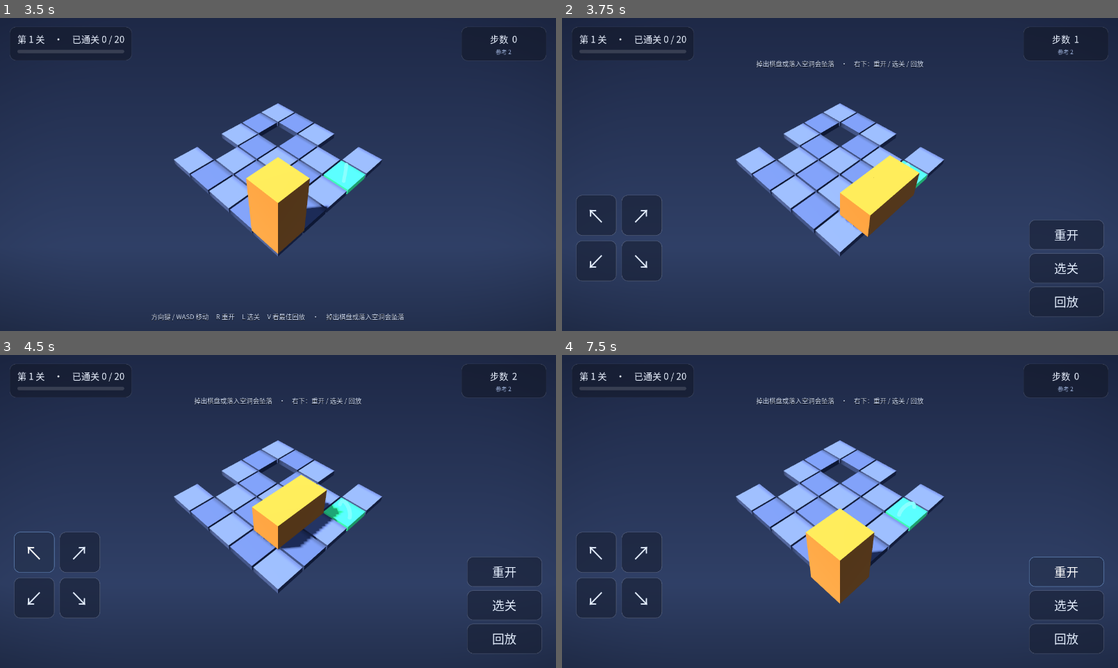
Above: before the commit, frames 1-4 (two rows, left to right).
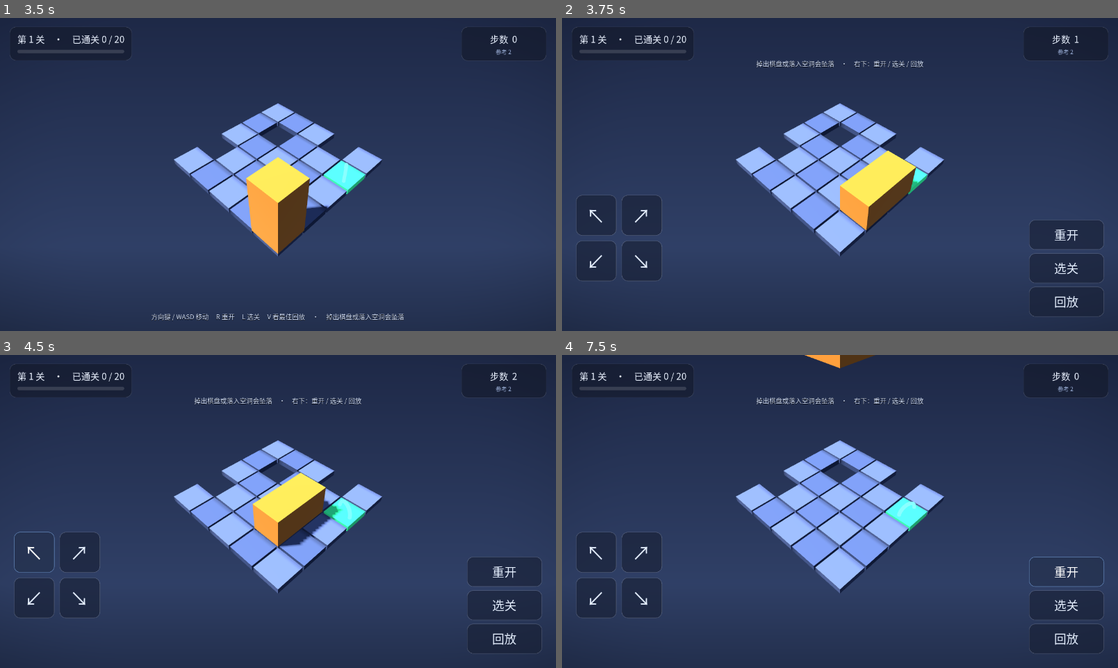
Above: after the commit, the same moments.

Repository: EasyIndie/EasyGodot
Game: Godot game, scene res://scenes/main.tscn
The game is run twice, just before and just after one commit, with the same random seed, the same clock (stepped at 60 frames per second) and the same inputs.
Inputs (mouse positions are in pixels of both pictures, inside the frame that each line leads up to):
- Up to frame 1 (3.5 s): tap Enter at 0.5, 2.75 s; move the mouse to (400, 158) at 0.52 s; hold Right 0.53-1.28 s; tap R at 0.6 s; click (400, 158) at 0.67 s; tap Space at 1.25 s; move the mouse to (166, 190) at 1.27 s; hold Down 1.28-2 s; tap L at 1.35 s; click (166, 105) at 2 s; move the mouse to (333, 105) at 2.77 s; hold Right from 2.78 s (still down); tap V at 2.85 s
- Up to frame 2 (3.75 s): tap Space at 3.5 s; move the mouse to (812, 237) at 3.52 s; release Right at 3.53 s; hold Up from 3.53 s (still down); tap T at 3.6 s; click (812, 237) at 3.67 s
- Up to frame 3 (4.5 s): release Up at 4.25 s; click "↖" at 4.25 s
- Up to frame 4 (7.5 s): click "↗" at 5 s; click "↙" at 5.75 s; click "↘" at 6.5 s; click "重开" at 7.25 s

Frame 1 is identical in both runs. In frame 2, 1.0% of the frame differs, in the area x 50-65%, y 42-70%; in frame 3, 0.6%; in frame 4, 2.9%, in the area x 43-58%, y 0-80%.

Commit message:
修方块移动动画：一个「状态对、画面错」的真 bug
真实反馈：“方块移动动画现在很奇怪”。排查后是两个连环问题 + 一个过量效果：

【真 bug 1】翻滚时整块被平移到棋盘外
为了做落地挤压，我把单元挂到了位于**质心**的 pivot 下（单元位置随之变成「相对质心」），
但搬运代码没同步：_start_roll / check_fall 里那句 cube.position -= cs
（原意是把“绝对格坐标”转成相对质心）**多减了一次质心**。
于是方块在整个翻滚动画里被平移到棋盘外（和棋盘差着一个质心的距离），
而落点又因为 _position_block() 会重建，看起来是正常的 —— 所以只断言“动完之后”
完全测不出来。实测中间帧的单元相对位置是 (-5,-0.5,-7)，而正确答案是 (±0.5,0,0)。

【真 bug 2】rig 建好后第一帧闪现在世界原点
rig 建好时没有预设初始变换，而 tween 要到下一帧才求值 → 方块会闪一帧世界原点。
现在创建时就 rig.position = 质心。

【过量效果】普通移动的“果冻挤压”
上一轮给每一次移动都加了 16% 的落地挤压。方块是刚体几何，每步都缩放一下
读起来像渲染故障而不是重量感。现在普通移动完全干净（翻滚本身就是反馈），
挤压只保留给「坠落重生落地」那一次 —— 那时它是“冲击”，语义成立。
顺带把挤压改为绕**质心** pivot：早期直接缩放 block（子节点用世界格坐标写位置），
缩放父节点会把子节点位置一起缩放 → 方块每走一步都朝世界原点窜一下。

重生节奏也一起改了：TRANS_BOUNCE 弹得像橡胶球 → 改成
TRANS_QUAD+EASE_IN 的加速下落（重力曲线）+ 触地挤压 + 极小的象征性回弹。
重量感来自“停得住”，而不是“弹得高”。

【工程】
- game.gd 新增 block_mesh_count() / block_mesh_centers()：把“渲染出来的位置”变成可断言的东西。
  「状态对、画面错」这类问题只能在渲染位置上断言，纯逻辑测试永远测不到。
- 新增 test_e2e::_test_move_animation_geometry()：
  · 静止/移动后渲染位置必须与状态单元一一对应（含连续走多步，误差不许累积）
  · 移动过程中不允许出现任何挤压缩放
  · **逐帧**检查方块质心到「起点→终点」线段的距离（这才是抓住 bug 1 的那条）
  已用「注入 bug → 25 帧跑偏 → 修好 → 通过」验证过测试确实有效。
- 顺手修：通关闪光原先放在 _process 的 early-return（low_effects / 无目标格）之后，
  会导致方块一直亮着。

测试：9 套件 / 635 断言全绿。

Diff:
--- a/games/puzzle-core/scenes/game.gd
+++ b/games/puzzle-core/scenes/game.gd
@@ -36,13 +36,14 @@
 # 落地回弹的挤压幅度：很小的数值就有明显的“重量感”，是性价比最高的一档手感反馈
 const LAND_SQUASH := 0.16
 const SPAWN_HEIGHT := 7.0      # 重开时方块落下的起始高度
-const SPAWN_TIME := 0.5        # 落下时长
+const SPAWN_TIME := 0.38       # 落下时长
 
 var core = null          # puzzle_core 实例
 var board = null         # Board 实例
 var state = null         # PuzzleState 实例
 var level_id: String = ""
 var block: Node3D = null
+var _block_pivot: Node3D = null   # 位于方块质心的支点（挤压绕它做，避免缩放导致平移）
 var board_root: Node3D = null
 var tiles: Array = []        # 全部实心瓦片
 var goal_tiles: Array = []   # 目标格（呼吸发光）
@@ -156,13 +157,17 @@
 	animating = true
 	var supported: bool = bool(st["supported"])
 	var cs: Vector3 = _cells_center(st["from_cells"])
+	# 搬运单元到 rig：rig 的原点**就是质心**（与 _block_pivot 一致），
+	# 所以这里**不能**再减一次质心 —— 单元位置本来就是相对质心的。
+	# （早期单元位置是绝对格坐标，那时才需要 -= cs；改成 pivot 之后忘了同步这一句，
+	#   结果方块在整个翻滚动画里被平移到棋盘外，落点却因为重建而看起来正常。）
 	var rig := Node3D.new()
 	rig.name = "RollRig"
+	rig.position = cs   # 立刻摆到质心：tween 要下一帧才求值，不预设会闪一帧世界原点
 	add_child(rig)
-	for cube in block.get_children().duplicate():
-		block.remove_child(cube)
+	for cube in _block_meshes().duplicate():
+		_block_pivot.remove_child(cube)
 		rig.add_child(cube)
-		cube.position -= cs
 
 	var m: Array = Moves.roll_rotation(d)
 	var q_step: Quaternion = Basis(Vector3(m[0]), Vector3(m[1]), Vector3(m[2])).get_rotation_quaternion()
@@ -193,14 +198,14 @@
 		return true
 	animating = true
 	var c: Vector3 = _cells_center(cells)
-	# 同样用刚体节点承载方块（单元位置改为相对质心）
+	# 同样用刚体节点承载方块（rig 原点 = 质心，单元位置本来就是相对质心的）
 	var rig := Node3D.new()
 	rig.name = "FallRig"
+	rig.position = c    # 同上：避免第一帧闪现在世界原点
 	add_child(rig)
-	for cube in block.get_children().duplicate():
-		block.remove_child(cube)
+	for cube in _block_meshes().duplicate():
+		_block_pivot.remove_child(cube)
 		rig.add_child(cube)
-		cube.position -= c
 	_tween = create_tween()
 	# 原地失去支撑：没有翻滚动作，直接按支撑情况坠落
 	_append_fall(rig, c, cells, Quaternion.IDENTITY, Vector3.RIGHT, 0.0)
@@ -307,7 +312,9 @@
 		fell.emit()
 		return
 	_position_block()
-	play_land_squash()
+	# 刻意**不在每次移动后做挤压**：方块是刚体几何，每一步都“果冻”一下
+	# 读起来像渲染故障而不是重量感（真实反馈：方块移动动画很奇怪）。
+	# 挤压只留给「坠落重生落地」那一次 —— 那时它是“冲击”，语义成立。
 	moved.emit()
 	if board.is_goal(state.world_cells()):
 		won_flag = true
@@ -423,7 +430,19 @@
 	block = Node3D.new()
 	block.name = "Block"
 	add_child(block)
+	# 单元的父节点放在**质心**，而不是世界原点。
+	# 这样对 pivot 做 scale（落地挤压）才是「以自身为中心」缩放；
+	# 直接缩放 block 会把子节点用世界格坐标写下的位置一起缩放 ——
+	# 结果就是方块每走一步都往坐标系深处“窜”一下（格子越远窜得越多）。
+	_block_pivot = Node3D.new()
+	_block_pivot.name = "BlockPivot"
+	block.add_child(_block_pivot)
 	_block_mat = _make_block_material(COLOR_BLOCK)
+
+
+func _block_meshes() -> Array:
+	# 承载方块形态的单元网格（挂在质心 pivot 下）
+	return _block_pivot.get_children() if _block_pivot != null else []
 
 
 func _make_block_material(base: Color) -> ShaderMaterial:
@@ -455,12 +474,17 @@
 
 
 func _position_block() -> void:
-	# 通用 PolyCube 渲染：每个世界单元画一个 1x1x1 立方体（对任意形状/方向都成立）
-	_free_children(block)
-	for cell in state.world_cells():
+	# 通用 PolyCube 渲染：每个世界单元画一个 1x1x1 立方体（对任意形状/方向都成立）。
+	# 单元位置**相对质心**，pivot 摆在质心 —— 于是 pivot.scale 等价于绕自身中心的挤压。
+	_free_children(_block_pivot)
+	var cells: Array = state.world_cells()
+	var cs: Vector3 = _cells_center(cells)
+	_block_pivot.position = cs
+	_block_pivot.scale = Vector3.ONE   # 清掉上一段挤压可能残留的缩放
+	for cell in cells:
 		var m := _make_box(Vector3(1.0, 1.0, 1.0), _block_mat)
-		m.position = Vector3(float(cell.x), float(cell.y) + 0.5, float(cell.z))
-		block.add_child(m)
+		m.position = Vector3(float(cell.x), float(cell.y) + 0.5, float(cell.z)) - cs
+		_block_pivot.add_child(m)
 
 
 func _make_box(size: Vector3, mat: Material) -> MeshInstance3D:
@@ -473,6 +497,12 @@
 
 
 func _process(delta: float) -> void:
+	# 通关闪光要先处理：它不能因为低画质档位（low_effects）或空目标格而永远不衰减，
+	# 否则方块会一直亮着（早期实现把它放在下面的 early-return 之后）。
+	if _win_flash > 0.0:
+		_win_flash = maxf(_win_flash - delta * 2.2, 0.0)
+		if _block_mat != null:
+			_block_mat.set_shader_parameter("flash", _win_flash)
 	# 目标格「呼吸」发光：既吸引注意，也让画面久看不呆板
 	if low_effects or goal_tiles.is_empty():
 		return
@@ -489,11 +519,33 @@
 		# 缓慢自转 + 轻微起伏：静止画面上的一点“活气”
 		r.rotation.y = _glow_t * 0.6
 		r.position.y = 0.012 + 0.02 * sin(_glow_t * 1.6)
-	# 通关闪光：方块本体不变色、不位移，只是亮一下（替代早期“变绿/抬高”的做法）
-	if _win_flash > 0.0:
-		_win_flash = maxf(_win_flash - delta * 2.2, 0.0)
-		if _block_mat != null:
-			_block_mat.set_shader_parameter("flash", _win_flash)
+
+func block_mesh_count() -> int:
+	# 方块渲染出来的单元数（挂在质心 pivot 下，不能直接数 block 的子节点）
+	return _block_meshes().size() + _rig_meshes().size()
+
+
+func block_mesh_centers() -> Array:
+	# 方块单元网格的**全局**坐标（供测试断言“渲染出来的位置”与状态一致）。
+	# 有了它才能抓住“缩放导致平移”这类只在画面上看得到的 bug：
+	# 状态是对的，但画出来的方块偏了，纯逻辑测试完全测不到。
+	var out: Array = []
+	for m in _block_meshes() + _rig_meshes():
+		out.append(m.global_position)
+	out.sort_custom(func(a, b) -> bool:
+		if a.x != b.x: return a.x < b.x
+		if a.z != b.z: return a.z < b.z
+		return a.y < b.y)
+	return out
+
+
+func _rig_meshes() -> Array:
+	# 正在翻滚/坠落时，单元网格临时挂在 rig 下
+	var out: Array = []
+	for c in get_children():
+		if str(c.name).ends_with("Rig"):
+			out.append_array(c.get_children())
+	return out
 
 
 func tile_count() -> int:
@@ -520,18 +572,25 @@
 		return
 	animating = true
 	block.position.y = SPAWN_HEIGHT
+	# 节奏：自由落体 → 触地挤压 → 极小的象征性回弹。
+	# 早期用的是 TRANS_BOUNCE，弹得像橡胶球；方块是刚体，下落应该是加速的（重力曲线），
+	# 触地后只弹一点点就停 —— 重量感来自“停得住”，而不是“弹得高”。
 	var tw := create_tween()
 	tw.tween_property(block, "position:y", 0.0, SPAWN_TIME) \
-		.set_trans(Tween.TRANS_BOUNCE).set_ease(Tween.EASE_OUT)
-	tw.parallel().tween_method(_squash_curve, 0.0, 1.0, SPAWN_TIME + 0.18)
+		.set_trans(Tween.TRANS_QUAD).set_ease(Tween.EASE_IN)
+	tw.tween_method(_squash_curve, 0.0, 1.0, 0.24)                       # 触地这一瞬间
+	tw.parallel().tween_property(block, "position:y", 0.10, 0.08).set_trans(Tween.TRANS_SINE)
+	tw.tween_property(block, "position:y", 0.0, 0.10).set_trans(Tween.TRANS_SINE)
 	tw.finished.connect(func() -> void:
-		block.scale = Vector3.ONE
+		if _block_pivot != null:
+			_block_pivot.scale = Vector3.ONE
 		animating = false)
 
 
 func play_land_squash() -> void:
-	# 每次落地的极小挤压：几乎零成本，但方块立刻“有重量”了
-	if block == null or not animate:
+	# 落地挤压。只用于「重生落地」这类真正的冲击时刻（见 _finish_move 的说明），
+	# 缩放作用在质心 pivot 上，所以方块不会因为缩放而平移。
+	if _block_pivot == null or not animate:
 		return
 	var tw := create_tween()
 	tw.tween_method(_squash_curve, 0.0, 1.0, 0.22)
@@ -539,10 +598,10 @@
 
 func _squash_curve(u: float) -> void:
 	# u=0 开始、u=1 结束：先压扁再弹回（sin 一整个周期，前半压后半弹）
-	if block == null:
+	if _block_pivot == null:
 		return
 	var k: float = sin(u * PI) * LAND_SQUASH
-	block.scale = Vector3(1.0 + k * 0.5, 1.0 - k, 1.0 + k * 0.5)
+	_block_pivot.scale = Vector3(1.0 + k * 0.5, 1.0 - k, 1.0 + k * 0.5)
 
 
 func _free_children(node: Node) -> void:
--- a/games/puzzle-core/tests/test_e2e.gd
+++ b/games/puzzle-core/tests/test_e2e.gd
@@ -39,6 +39,7 @@
 	await _test_level_select()
 	await _test_replay_playback()
 	await _test_touch_controls()
+	await _test_move_animation_geometry()
 	await _test_respawn_animation()
 	await _test_swipe_hint()
 	await _test_touch_safe_area()
@@ -78,7 +79,7 @@
 	check(game.level_id == "fixture_8moves", "level_id 应为 fixture_8moves")
 	var tiles: int = game.board.grid_x * game.board.grid_z - game.board.holes.size()
 	check(game.board_root != null and game.tile_count() == tiles, "棋盘应只渲染实心瓦片（空洞留空）")
-	check(game.block.get_child_count() == game.state.world_cells().size(), "方块单元数应等于世界单元数")
+	check(game.block_mesh_count() == game.state.world_cells().size(), "方块单元数应等于世界单元数")
 
 	# 用求解器的解驱动游戏，验证视觉层与 core 协同
 	var sol: Dictionary = Solver.new(game.board, game.state).solve()
@@ -110,7 +111,7 @@
 	check(game.load_dict(Loader.load_dict(Fixtures.tiny_level())), "tiny 夹具应加载成功")
 	check(game.state.shape.id == "domino", "形状应为 domino")
 	check(game.state.world_cells().size() == 2, "竖立骨牌应占 2 格")
-	check(game.block.get_child_count() == 2, "骨牌应渲染 2 个单元")
+	check(game.block_mesh_count() == 2, "骨牌应渲染 2 个单元")
 	var tiles: int = game.board.grid_x * game.board.grid_z - game.board.holes.size()
 	check(game.tile_count() == tiles, "棋盘渲染应正确")
 
@@ -152,7 +153,7 @@
 		game.animate = false
 		root.add_child(game)
 		check(game.load_dict(lv), "视觉层应能加载: " + p)
-		check(game.block.get_child_count() == game.state.world_cells().size(), "方块单元数应正确: " + p)
+		check(game.block_mesh_count() == game.state.world_cells().size(), "方块单元数应正确: " + p)
 		var tiles: int = game.board.grid_x * game.board.grid_z - game.board.holes.size()
 		check(game.tile_count() == tiles, "棋盘渲染应正确: " + p)
 		shapes[game.state.shape.id] = true
@@ -595,3 +596,116 @@
 	await create_timer(0.3).timeout
 	scene.free()
 	_remove_tmp(tmp)
+
+
+func _test_move_animation_geometry() -> void:
+	# 回归测试：**状态对、但画出来的方块错位**。
+	# 真实 bug：落地挤压缩放的是 block 节点，而它的子网格用的是世界格坐标 ——
+	# 缩放父节点会把子节点的位置一起缩放，于是方块每走一步都朝世界原点窜一下。
+	# 这类问题纯逻辑测试完全测不到，必须断言「渲染出来的位置」。
+	var scene = load("res://scenes/main.tscn").instantiate()
+	root.size = Vector2i(960, 540)
+	root.add_child(scene)
+	await process_frame
+	# 用一盘大关卡：离原点越远，缩放导致的位移越明显
+	scene._load_level(9, false)
+	await process_frame
+	check(scene.game.animate, "交互场景应开启动画")
+
+	# 1) 静止时：渲染位置必须与状态单元一一对应
+	_eq_centers(scene.game.block_mesh_centers(), scene.game.state.world_cells(), "静止时渲染位置应与状态一致")
+
+	# 2) 移动过程中：**不允许出现任何挤压**（方块是刚体，每步都果冻一下像渲染故障），
+	#    并且**每一帧**方块都必须待在棋盘附近。
+	#    这条中间帧不变式是关键：真实 bug 是「动画期间整块被平移（甚至闪到世界原点），
+	#    但落点因为重建而显示正常」—— 只查开始/结束位置完全测不出来。
+	var d: Vector3i = scene.game.core.legal_moves()[0]
+	var c0: Vector3 = _centroid(scene.game.block_mesh_centers())
+	var step: Dictionary = scene.game._plan_move(d)
+	var c1: Vector3 = _centroid(_as_centers(step["to_cells"]))
+	scene.game.try_move(d)
+	var scaled_during := false
+	var stray_frames: int = 0
+	var guard: int = 0
+	while scene.game.animating and guard < 400:
+		if scene.game._block_pivot.scale.distance_to(Vector3.ONE) > 0.001:
+			scaled_during = true
+		var c: Vector3 = _centroid(scene.game.block_mesh_centers())
+		if _dist_to_segment(c, c0, c1) > 1.0:
+			stray_frames += 1
+		await process_frame
+		guard += 1
+	check(not scene.game.animating, "翻滚动画应结束")
+	check(not scaled_during, "普通移动过程中不应有挤压缩放（只允许重生落地那一次）")
+	check(stray_frames == 0,
+		"动画每一帧方块都应贴着起点→终点这条弧线（有 %d 帧跑偏）" % stray_frames)
+
+	# 3) 移动结束后：渲染位置仍必须与状态一一对应（缩放不能残留、不能平移）
+	_eq_centers(scene.game.block_mesh_centers(), scene.game.state.world_cells(), "移动后渲染位置应与状态一致")
+	check(scene.game.block.scale.distance_to(Vector3.ONE) < 0.001, "移动后 block 不应残留缩放")
+	check(scene.game._block_pivot.scale.distance_to(Vector3.ONE) < 0.001, "移动后 pivot 不应残留缩放")
+
+	# 4) 连续走多步，误差不允许累积。
+	# 注意：随便走会掉下去或提前到终点（那时方块已被销毁/已复位），
+	# 这两种情况都不是本测试要查的，遇到就停。
+	var alive: bool = true
+	for _i in range(3):
+		if scene.game.is_lost() or scene.game.is_won():
+			alive = false
+			break
+		var legal: Array = scene.game.core.legal_moves()
+		if legal.is_empty():
+			break
+		scene.game.try_move(legal[0])
+		guard = 0
+		while scene.game.animating and guard < 400:
+			await process_frame
+			guard += 1
+	if alive and not scene.game.is_lost() and not scene.game.is_won():
+		_eq_centers(scene.game.block_mesh_centers(), scene.game.state.world_cells(),
+			"连续移动后渲染位置应与状态一致")
+	await create_timer(0.2).timeout
+	scene.free()
+
+
+func _centroid(pts: Array) -> Vector3:
+	var c := Vector3.ZERO
+	for p in pts:
+		c += p
+	return c / float(maxi(pts.size(), 1))
+
+
+func _as_centers(cells: Array) -> Array:
+	var out: Array = []
+	for c in cells:
+		out.append(Vector3(float(c.x), float(c.y) + 0.5, float(c.z)))
+	return out
+
+
+func _dist_to_segment(p: Vector3, a: Vector3, b: Vector3) -> float:
+	# 点到线段距离：翻滚时质心只会在起点→终点之间划一段小弧（半径 ~1.1 的 90° 弧），
+	# 所以“偏离这条线段超过 1.0”就意味着整块被平移走了（例如闪到世界原点）。
+	var ab: Vector3 = b - a
+	var denom: float = ab.length_squared()
+	if denom < 0.000001:
+		return p.distance_to(a)
+	var t: float = clampf((p - a).dot(ab) / denom, 0.0, 1.0)
+	return p.distance_to(a + ab * t)
+
+
+func _eq_centers(got: Array, cells: Array, msg: String) -> void:
+	# 把状态单元换算成「单元中心」再逐项比对（渲染把方块抬高 0.5 贴地）
+	var want: Array = []
+	for c in cells:
+		want.append(Vector3(float(c.x), float(c.y) + 0.5, float(c.z)))
+	want.sort_custom(func(a, b) -> bool:
+		if a.x != b.x: return a.x < b.x
+		if a.z != b.z: return a.z < b.z
+		return a.y < b.y)
+	check(got.size() == want.size(), "%s（数量 %d vs %d）" % [msg, got.size(), want.size()])
+	if got.size() != want.size():
+		return
+	for i in range(want.size()):
+		check(got[i].distance_to(want[i]) < 0.02,
+			"%s（第 %d 项 %.2f,%.2f,%.2f vs %.2f,%.2f,%.2f）" % [msg, i,
+				got[i].x, got[i].y, got[i].z, want[i].x, want[i].y, want[i].z])
Not shown, changed: workflow/docs/07-mvp-status.md
